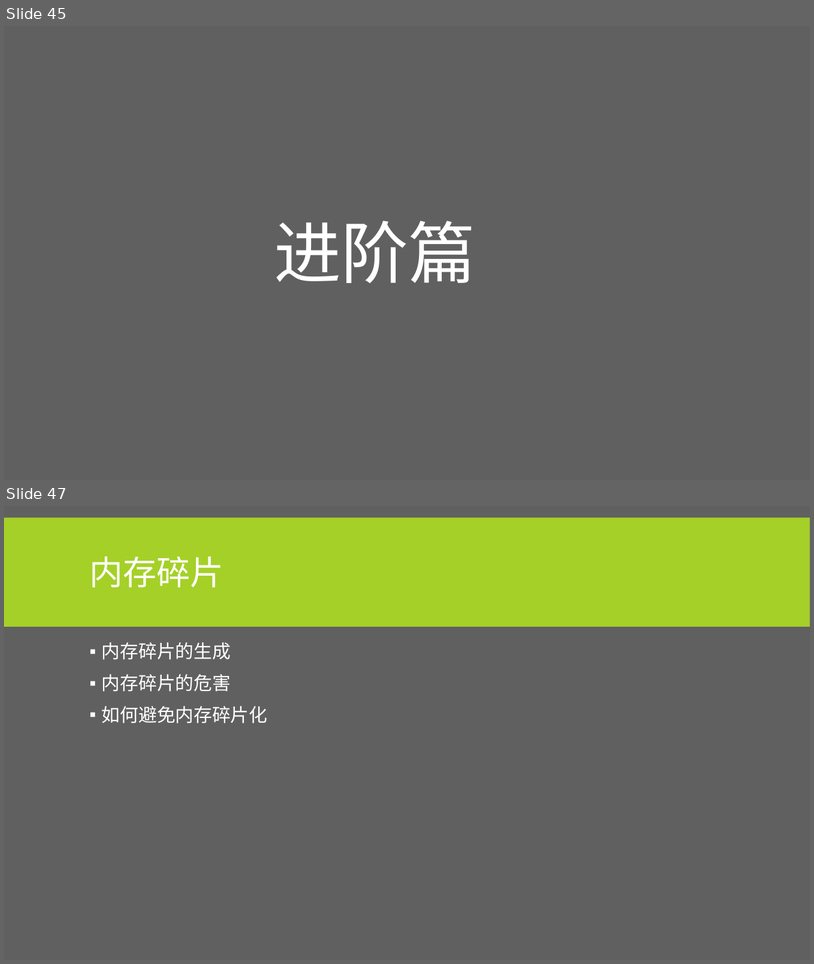
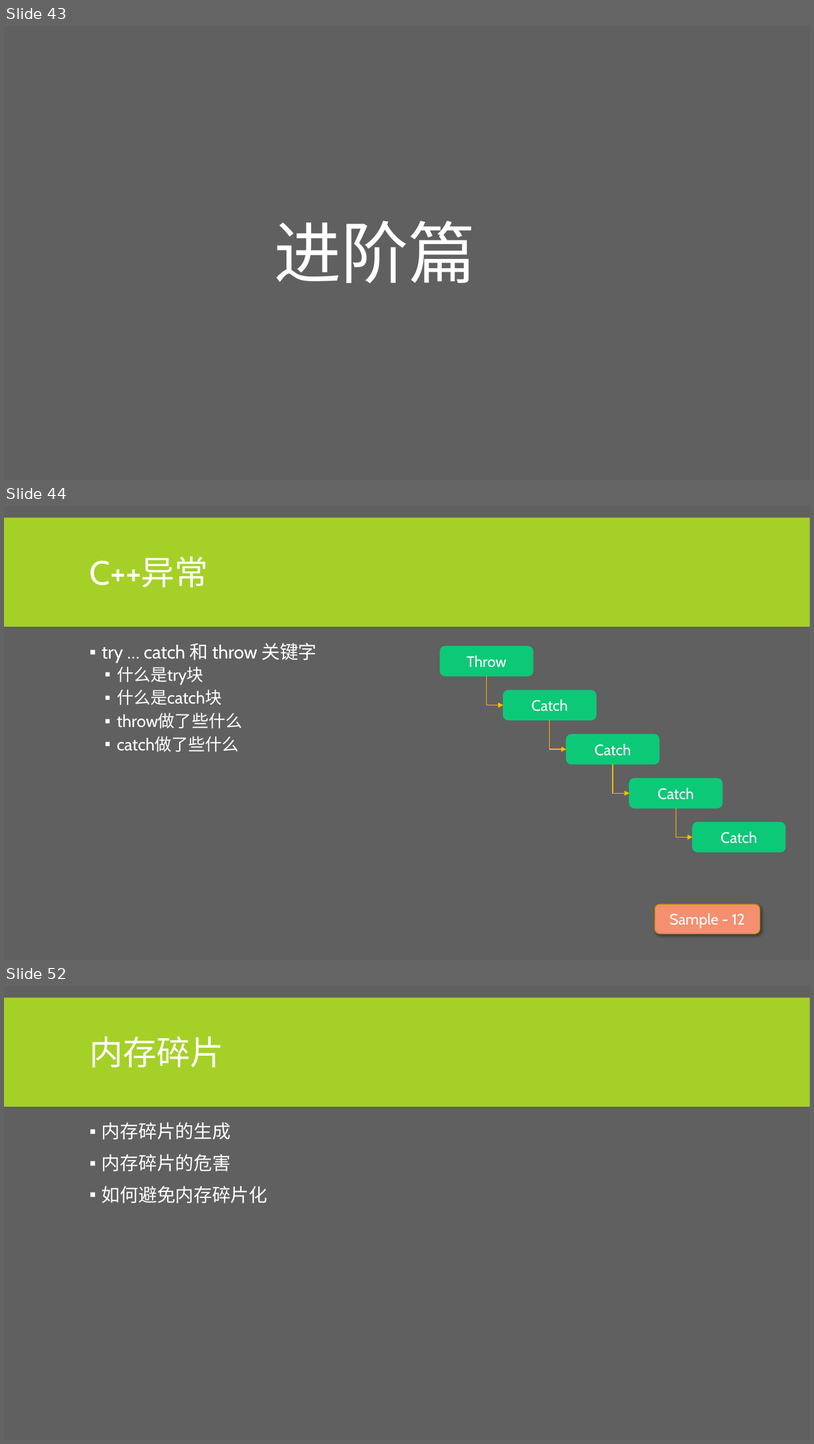
Before and after one commit to albertclass/Lessons, a slide deck: advance c++/courseware.pptx. Shown one above the other, each under a label of ours: slides 45 and 47 before the commit, slides 43, 44 and 52 after it; the slides between them are not shown. The pictures are 814x964 and 814x1444 pixels, drawn with LibreOffice and Linux fonts; fonts in the diff are those of the drawing. Boxes give left, top, right and bottom in pixels: in the first picture for what was removed or moved away, otherwise in the second. Text is boxed around its words. In the diff, an @@ line names an element or a change of style, - is before the commit and + after.

```diff
--- a/advance c++/courseware.pptx
+++ b/advance c++/courseware.pptx
@@ slide 44 added at <box>4,506,810,960</box>, background #606060; not listed: 1 template element that a slide beside it also shows @@
@@ title added at <box>90,556,209,588</box>, 40 pt, text #FFFFFF @@
+C++异常
@@ text added at <box>102,643,317,751</box>, 20 pt, text #FFFFFF @@
+▪ try … catch 和 throw 关键字
+  ▪ 什么是try块
+  ▪ 什么是catch块
+  ▪ throw做了些什么
+  ▪ catch做了些什么
@@ rounded rectangle added at <box>441,646,533,676</box>, fill #0CC978, outline #0CC978 1 pt, 18 pt, text #FFFFFF @@
+Throw
@@ elbow arrow added from (487, 676) to (504, 705), #FFC000 0.75 pt @@
@@ rounded rectangle added at <box>504,691,596,720</box>, fill #0CC978, outline #0CC978 1 pt, 18 pt, text #FFFFFF @@
+Catch
@@ elbow arrow added from (550, 720) to (567, 749), #FFC000 0.75 pt @@
@@ rounded rectangle added at <box>567,734,659,764</box>, fill #0CC978, outline #0CC978 1 pt, 18 pt, text #FFFFFF @@
+Catch
@@ elbow arrow added from (613, 764) to (630, 793), #FFC000 0.75 pt @@
@@ rounded rectangle added at <box>630,778,723,808</box>, fill #0CC978, outline #0CC978 1 pt, 18 pt, text #FFFFFF @@
+Catch
@@ elbow arrow added from (676, 808) to (693, 837), #FFC000 0.75 pt @@
@@ rounded rectangle added at <box>693,822,786,852</box>, fill #0CC978, outline #0CC978 1 pt, 18 pt, text #FFFFFF @@
+Catch
@@ rounded rectangle added at <box>656,904,761,934</box>, fill #F48F70, outline #BD8E00 1 pt, 18 pt, text #FFFFFF @@
+Sample - 12
@@ what was slide 45 is now slide 43 @@
@@ what was slide 47 is now slide 52 @@
```
Also in this commit, not shown: 5 slides changed, 5 other slides added, 3 slides removed, 5 other files.
